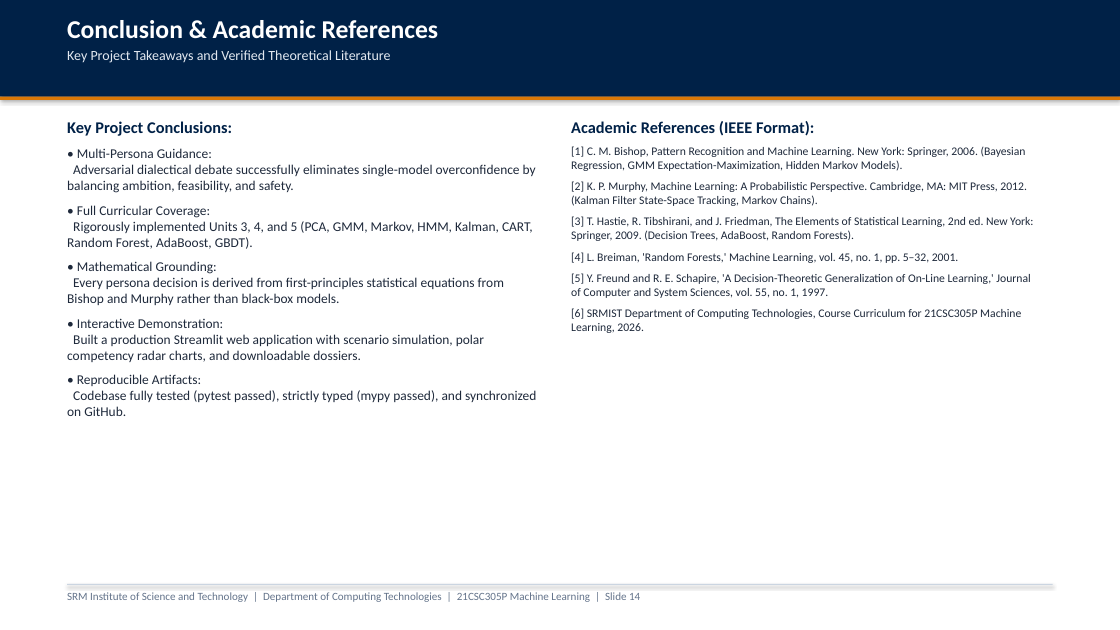
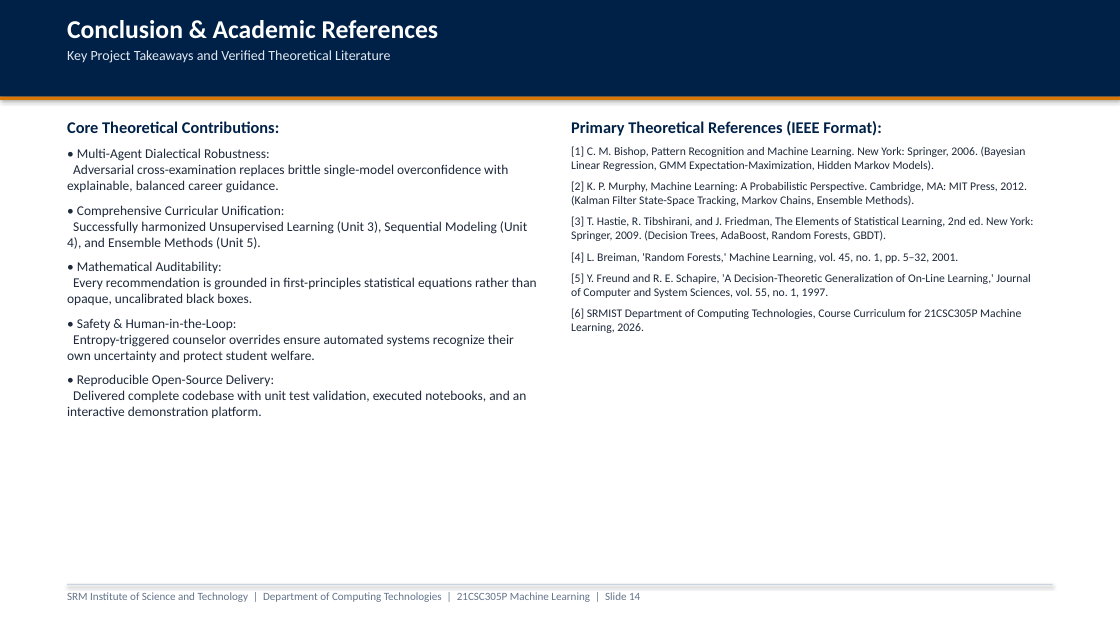
Before and after one commit to parth2024-tech/SRM-21CSC305P-Machine-Learning-Career-Guidance-Debate-Agent, a slide deck: slide 14 of presentation_unit3_unit4_unit5.pptx. Drawn at 1120x630 pixels with LibreOffice and Linux fonts; fonts in the diff are those of the drawing. Boxes give left, top, right and bottom in pixels: in the first picture for what was removed or moved away, otherwise in the second. Text is boxed around its words. In the diff, an @@ line names an element or a change of style, - is before the commit and + after.

Commit message:
docs(presentation): simplify slide content with minimal numericals and rich theoretical ML foundations

```diff
--- a/presentation_unit3_unit4_unit5.pptx
+++ b/presentation_unit3_unit4_unit5.pptx
@@ text at [67, 121, 537, 418]: text changed @@
-Key Project Conclusions:
-• Multi-Persona Guidance:
-Adversarial dialectical debate successfully eliminates single-model overconfidence by balancing ambition, feasibility, and safety.
-• Full Curricular Coverage:
-Rigorously implemented Units 3, 4, and 5 (PCA, GMM, Markov, HMM, Kalman, CART, Random Forest, AdaBoost, GBDT).
-• Mathematical Grounding:
-Every persona decision is derived from first-principles statistical equations from Bishop and Murphy rather than black-box models.
-• Interactive Demonstration:
-Built a production Streamlit web application with scenario simulation, polar competency radar charts, and downloadable dossiers.
-• Reproducible Artifacts:
-Codebase fully tested (pytest passed), strictly typed (mypy passed), and synchronized on GitHub.
+Core Theoretical Contributions:
+• Multi-Agent Dialectical Robustness:
+Adversarial cross-examination replaces brittle single-model overconfidence with explainable, balanced career guidance.
+• Comprehensive Curricular Unification:
+Successfully harmonized Unsupervised Learning (Unit 3), Sequential Modeling (Unit 4), and Ensemble Methods (Unit 5).
+• Mathematical Auditability:
+Every recommendation is grounded in first-principles statistical equations rather than opaque, uncalibrated black boxes.
+• Safety & Human-in-the-Loop:
+Entropy-triggered counselor overrides ensure automated systems recognize their own uncertainty and protect student welfare.
+• Reproducible Open-Source Delivery:
+Delivered complete codebase with unit test validation, executed notebooks, and an interactive demonstration platform.
@@ text at [571, 121, 1033, 241]: text changed @@
-Academic References (IEEE Format):
-[1] C. M. Bishop, Pattern Recognition and Machine Learning. New York: Springer, 2006. (Bayesian Regression, GMM Expectation-Maximization, Hidden Markov Models).
-[2] K. P. Murphy, Machine Learning: A Probabilistic Perspective. Cambridge, MA: MIT Press, 2012. (Kalman Filter State-Space Tracking, Markov Chains).
-[3] T. Hastie, R. Tibshirani, and J. Friedman, The Elements of Statistical Learning, 2nd ed. New York: Springer, 2009. (Decision Trees, AdaBoost, Random Forests).
+Primary Theoretical References (IEEE Format):
+[1] C. M. Bishop, Pattern Recognition and Machine Learning. New York: Springer, 2006. (Bayesian Linear Regression, GMM Expectation-Maximization, Hidden Markov Models).
+[2] K. P. Murphy, Machine Learning: A Probabilistic Perspective. Cambridge, MA: MIT Press, 2012. (Kalman Filter State-Space Tracking, Markov Chains, Ensemble Methods).
+[3] T. Hastie, R. Tibshirani, and J. Friedman, The Elements of Statistical Learning, 2nd ed. New York: Springer, 2009. (Decision Trees, AdaBoost, Random Forests, GBDT).
```
Also in this commit, not shown: 13 other slides changed, 2 other files.
